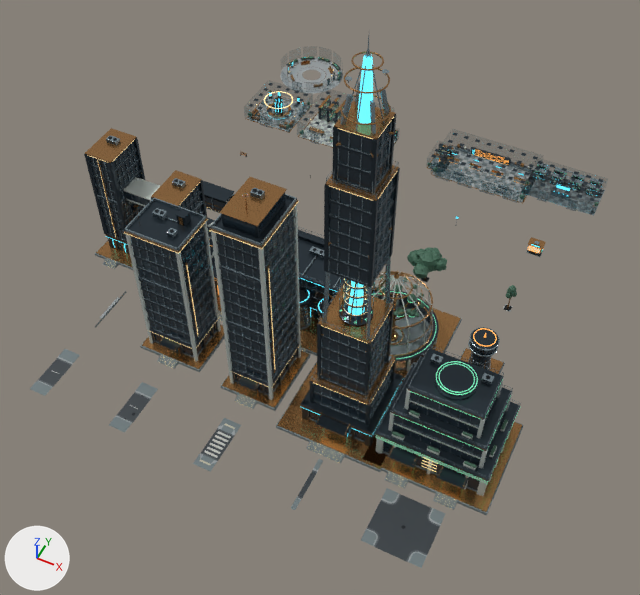
The Blender file assets/system-world/production/aurago-world-3.blend: old version first, new version second.
Rendered twice from a 50 mm lens placed at (101.1, -76.7, 150.8), pointed at (47.1, 31.2, 16.0). Lighting does not change. The marker at lower left points along +X, +Y and +Z. The first picture is the older version.

The older version as bpy lines, for what is in view:
```python
ob_structure_008 = bpy.data.objects.new('structure.008', me_agent_spire_structure)
ob_structure_008.parent = ob_agent_spire_lod0
ob_structure_008.location = (0.0, 0.0, 0.0)
ob_structure_025 = bpy.data.objects.new('structure.025', me_lobby_agent_structure)
ob_structure_025.parent = ob_lobby_agent_lod0
ob_structure_025.location = (0.0, 0.0, 0.0)
ob_structure_026 = bpy.data.objects.new('structure.026', me_lobby_memory_structure)
ob_structure_026.parent = ob_lobby_memory_lod0
ob_structure_026.location = (0.0, 0.0, 0.0)
ob_structure_027 = bpy.data.objects.new('structure.027', me_lobby_integrations_structure)
ob_structure_027.parent = ob_lobby_integrations_lod0
ob_structure_027.location = (0.0, 0.0, 0.0)
ob_structure_028 = bpy.data.objects.new('structure.028', me_lobby_missions_structure)
ob_structure_028.parent = ob_lobby_missions_lod0
ob_structure_028.location = (0.0, 0.0, 0.0)
ob_structure_029 = bpy.data.objects.new('structure.029', me_lobby_infra_structure)
ob_structure_029.parent = ob_lobby_infra_lod0
ob_structure_029.location = (0.0, 0.0, 0.0)
# also in view: 'structure.009' at (80.0, 19.2, 10.4); 'structure.030' at (0.0, 120.0, 2.8); 'structure.006' at (20.0, 19.2, 19.4); 'structure.002' at (40.0, 0.0, -0.1); 'structure.014' at (80.0, 39.2, 5.8)
```
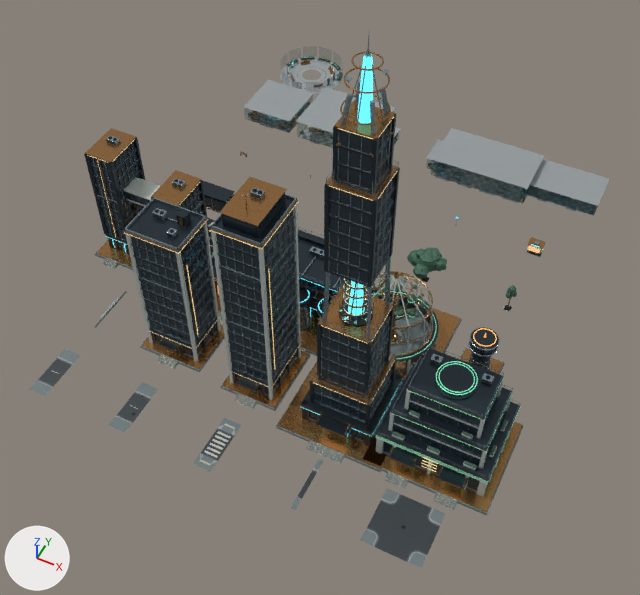
The change in detail:
me_lobby_agent_structure is used by ob_structure_025; parent ob_lobby_agent_lod0; location (0.0, 0.0, 0.0).
Verts and faces of me_lobby_agent_structure; kept vertices keep their numbers, new ones are numbered from 4079.
me_lobby_agent_structure had 4079 vertices, 3706 faces and spanned x -7.05..7.05, y -7.05..7.05, z 0.9..5.0.
me_lobby_agent_structure now has 4083 vertices, 3707 faces and spans x -7.18..7.18, y -7.18..7.18, z 0.9..5.0.
Part 1, on me_lobby_agent_structure:
New vertex 4079 is at (-7.18, 7.18, 4.99), pixel (268, 79).
New vertex 4080 is at (7.18, 7.18, 4.99), pixel (313, 93).
New vertex 4081 is at (7.18, -7.18, 4.99), pixel (289, 121).
New vertex 4082 is at (-7.18, -7.18, 4.99), pixel (242, 106).
New faces: (4079, 4080, 4081, 4082) (mat_city_kerb (grey #959b9e)).
me_lobby_memory_structure is used by ob_structure_026; parent ob_lobby_memory_lod0; location (0.0, 0.0, 0.0).
me_lobby_memory_structure had 6510 vertices, 5298 faces and spanned x -10.6..10.6, y -7.6..9.6, z 0.9..6.1.
me_lobby_memory_structure now has 6514 vertices, 5299 faces and spans x -10.7..10.7, y -7.7..9.7, z 0.9..6.1.
me_lobby_memory_structure part 2: 16 vertices moved within x -4.6..4.6, y -3.9..-2.9, z 0.9..1.6; 4 vertices added at x -10.7..10.7, y -7.7..9.7, z 6.1.
me_lobby_integrations_structure is used by ob_structure_027; parent ob_lobby_integrations_lod0; location (0.0, 0.0, 0.0).
me_lobby_integrations_structure had 2282 vertices, 1970 faces and spanned x -10.6..10.6, y -4.1..4.1, z 0.9..4.3.
me_lobby_integrations_structure now has 2290 vertices, 1972 faces and spans x -10.7..10.7, y -4.2..4.2, z 0.9..4.3.
Part 3, on me_lobby_integrations_structure:
99 faces are deleted.
2 vertices move within x 9.8, y -2.9, z 1.0.
8 vertices are added at x -10.7..10.7, y -4.2..4.2, z 4.3.
2 new faces join them, mat_city_kerb (grey #959b9e).
87 new faces join them, mat_city_graphite (dark blue #323e46).
12 new faces join them, mat_city_cyan (cyan #55d0e7, glowing cyan #55d0e7).
me_lobby_missions_structure is used by ob_structure_028; parent ob_lobby_missions_lod0; location (0.0, 0.0, 0.0).
me_lobby_missions_structure had 3890 vertices, 3592 faces and spanned x -12.6..12.6, y -6.1..8.1, z 0.9..6.1.
me_lobby_missions_structure now has 3894 vertices, 3593 faces and spans x -12.7..12.7, y -6.2..8.2, z 0.9..6.1.
me_lobby_missions_structure part 4: 6 vertices moved within x -12.0..12.0, y -1.5, z 1.0..3.3; 4 vertices added at x -12.7..12.7, y -6.2..8.2, z 6.1.
me_lobby_infra_structure is used by ob_structure_029; parent ob_lobby_infra_lod0; location (0.0, 0.0, 0.0).
me_lobby_infra_structure had 4418 vertices, 3551 faces and spanned x -9.6..9.6, y -2.5..8.6, z 0.9..4.5.
me_lobby_infra_structure now has 4422 vertices, 3552 faces and spans x -9.7..9.7, y -2.7..8.7, z 0.9..4.5.
me_lobby_infra_structure part 5: 876 vertices moved within x -8.6..8.6, y -1.8..7.9, z 1.0..4.1; 4 vertices added at x -9.7..9.7, y -2.7..8.7, z 4.5.
me_lobby_infra_structure gains material mat_city_kerb (grey #959b9e).

What differs and where, as boxes [x1, y1, x2, y2] in the pictures (640 x 595 px; the box of a moved part takes in the faces that stretch with it):
'structure.028', reshaped: before [430, 129, 544, 203]; after [430, 128, 545, 203]
'structure.029', reshaped: before [521, 159, 609, 216]; after [525, 159, 609, 216]
'structure.025', reshaped: before [244, 80, 313, 133]; after [243, 80, 313, 133]
'structure.026', reshaped: before [297, 88, 395, 148]; after [296, 87, 395, 148]
'structure.027', reshaped: before [394, 127, 456, 169]; after [394, 127, 447, 169]
part 1 of me_lobby_agent_structure, added: after [243, 80, 313, 121]
part 2 of me_lobby_memory_structure, moved or reshaped (not visible before): after [296, 87, 395, 133]
part 3 of me_lobby_integrations_structure, moved or reshaped (not visible before): after [395, 127, 443, 160]
part 4 of me_lobby_missions_structure, moved or reshaped (not visible before): after [432, 128, 545, 189]
part 5 of me_lobby_infra_structure, moved or reshaped: before [536, 165, 602, 198]; after [530, 159, 609, 206]
